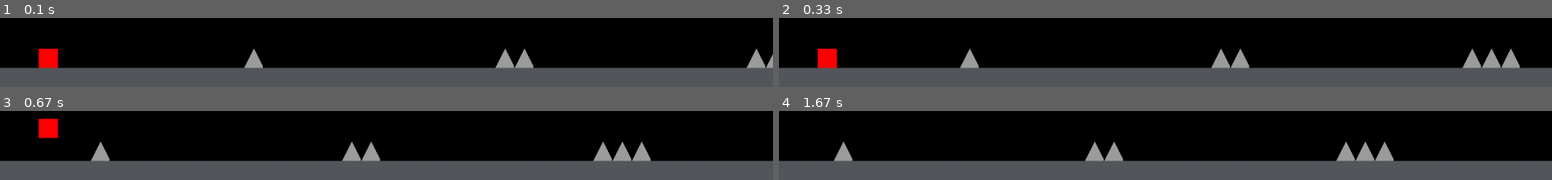
Above: before the commit, frames 1-4 (two rows, left to right).
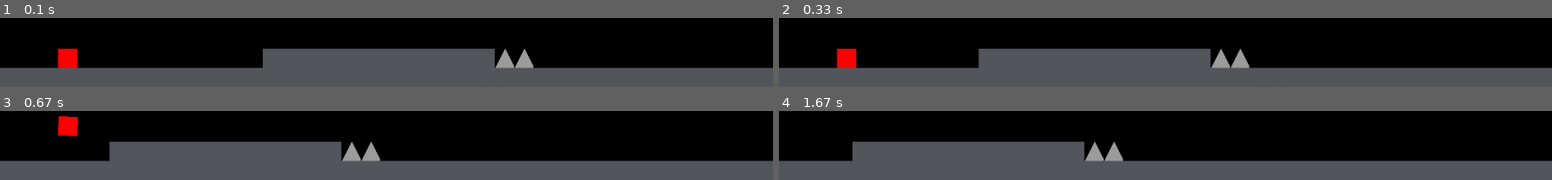
Above: after the commit, the same moments.

Repository: Pegysus/GeoDashAI
Game: pygame game, started from main.py
Same seed, same stepped clock (60 frames per second), same inputs: the game is played once before the commit and once after it.
Inputs:
- Up to frame 1 (0.1 s): no input
- Up to frame 2 (0.33 s): no input
- Up to frame 3 (0.67 s): tap Space at 0.33 s
- Up to frame 4 (1.67 s): no input

The runs differ from the first frame. In frame 1, 11% of the frame differs, in the area x 5-100%, y 44-73%; in frame 2, 12%; in frame 3, 12%, in the area x 5-85%, y 7-73%; in frame 4, 10%.

Commit message:
updated collision boxes and added rotation animation to cube

Diff:
--- a/GeoGame/geolevel.py
+++ b/GeoGame/geolevel.py
@@ -38,33 +38,44 @@
         cube.rect.x += cube.x_speed
 
         for block in self._blocks.sprites():
-            if cube and block.rect.colliderect(cube.rect):
+            if cube and block.rect.colliderect(cube.collideRect):
                 self.stop()
 
         for spike in self._spikes.sprites():
-            if cube and spike.rect.colliderect(cube.rect):
+            if cube and spike.collideRect.colliderect(cube.collideRect):
                 self.stop()
 
     def _vert_mvt_collision(self):
         cube = self._player.sprite
+
         if cube and cube.midair:
             cube.apply_gravity()
+            if cube.midair_ticks > 5:
+                cube.rotate()
         elif cube:
+            cube.reset_angle()
             cube.direction.y = 0
+            cube.midair_ticks = 0
+
+        if cube and not any(block.rect.colliderect(cube.collideRect) for block in self._blocks.sprites()):
+            cube.midair = True
+            cube.midair_ticks += 1
 
         for block in self._blocks.sprites():
-            if cube and block.rect.colliderect(cube.rect):
+            if cube and block.rect.colliderect(cube.collideRect):
                 if cube.direction.y > 0:
                     cube.rect.bottom = block.rect.top
+                    cube.collideRect.bottom = block.rect.top
                     cube.direction.y = 0
                     cube.midair = False
 
                 elif cube.direction.y < 0:
                     cube.rect.top = block.rect.bottom
+                    cube.collideRect.top = block.rect.bottom
                     cube.direction.y = 0
 
         for spike in self._spikes.sprites():
-            if cube and spike.rect.colliderect(cube.rect):
+            if cube and spike.collideRect.colliderect(cube.collideRect):
                 self.stop()
 
     def run(self):
@@ -75,6 +86,7 @@
 
         if self._player.sprite:
             self._player.update()
+
             self._horz_mvt_collision()
             self._vert_mvt_collision()
             self._player.draw(self._display)
--- a/GeoGame/tiletypes/player.py
+++ b/GeoGame/tiletypes/player.py
@@ -4,16 +4,23 @@
 class Player(pygame.sprite.Sprite):
     def __init__(self, pos, size):
         super().__init__()
-        self.image = pygame.Surface((size, size))
-        self.image.fill('red')
+        self.default_cube = pygame.Surface((size, size), pygame.SRCALPHA)
+        self.default_cube.fill('red')
+        self.image = self.default_cube
+
         self.rect = self.image.get_rect(topleft=pos)
+        self.collideRect = pygame.rect.Rect((0, 0), (size, size))
+        self.collideRect.center = self.rect.center
 
         # jumping mechanic
-        self.direction = pygame.math.Vector2(0,0)
+        self.direction = pygame.math.Vector2(0, 0)
         self.gravity = 0.8
         self.x_speed = 0
-        self.jump_speed = -10.2
+        self.angle = 0
+        self.jump_speed = -10.5
+
         self.midair = False
+        self.midair_ticks = 0
 
     def get_input(self):
         keys = pygame.key.get_pressed()
@@ -21,16 +28,31 @@
         if keys[pygame.K_SPACE] and not self.midair:
             self.jump()
 
+        if keys[pygame.K_0]:
+            self.reset_angle()
+
     def apply_gravity(self):
         self.direction.y += self.gravity
         self.rect.y += self.direction.y
+        self.collideRect.y += self.direction.y
 
     def jump(self):
         self.direction.y = self.jump_speed
         self.midair = True
 
+    def rotate(self):
+        self.image = pygame.transform.rotate(self.default_cube, self.angle)
+        self.rect = self.image.get_rect(center=self.rect.center)
+        self.angle = (self.angle - 6.7) % 360
+
+    def reset_angle(self):
+        self.angle = 0
+        self.image = pygame.transform.rotate(self.default_cube, self.angle)
+        self.rect = self.image.get_rect(center=self.rect.center)
+
     def update(self):
         self.get_input()
+        self.collideRect.center = self.rect.center
 
     def die(self):
         self.kill()
--- a/GeoGame/tiletypes/spike_up.py
+++ b/GeoGame/tiletypes/spike_up.py
@@ -8,9 +8,13 @@
         self.image = pygame.Surface(size, pygame.SRCALPHA, 32)
         self.rect = self.image.get_rect(topleft=pos)
 
+        self.collideRect = pygame.rect.Rect((0, 0), (22, 22))
+        self.collideRect.midbottom = self.rect.midbottom
+
         pygame.draw.polygon(self.image, '#9e9e9e', [(0, 32), (16, 0), (32, 32)])
 
         self.mask = pygame.mask.from_surface(self.image)
 
     def update(self, x_speed):
         self.rect.x += -x_speed
+        self.collideRect.x += -x_speed
--- a/GeoGame/utilities/settings.py
+++ b/GeoGame/utilities/settings.py
@@ -6,7 +6,7 @@
     '                                                                         |',
     '                                                                         |',
     '                                                                         |',
-    '  S           U            UU           UUU                              |',
+    '   S           XXXXXXXXXXXXUU                                            |',
     'XXXXXXXXXXXXXXXXXXXXXXXXXXXXXXXXXXXXXXXXXXXXXXXXXXXXXXXXXXXXXXXXXXXXXXX  |',
 ]
 
